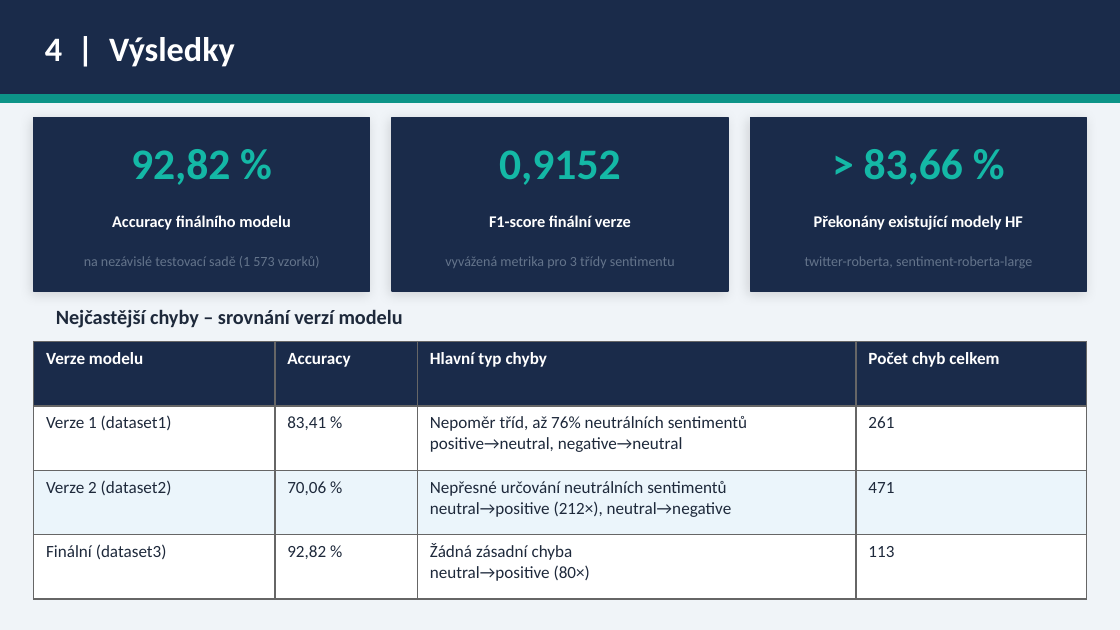
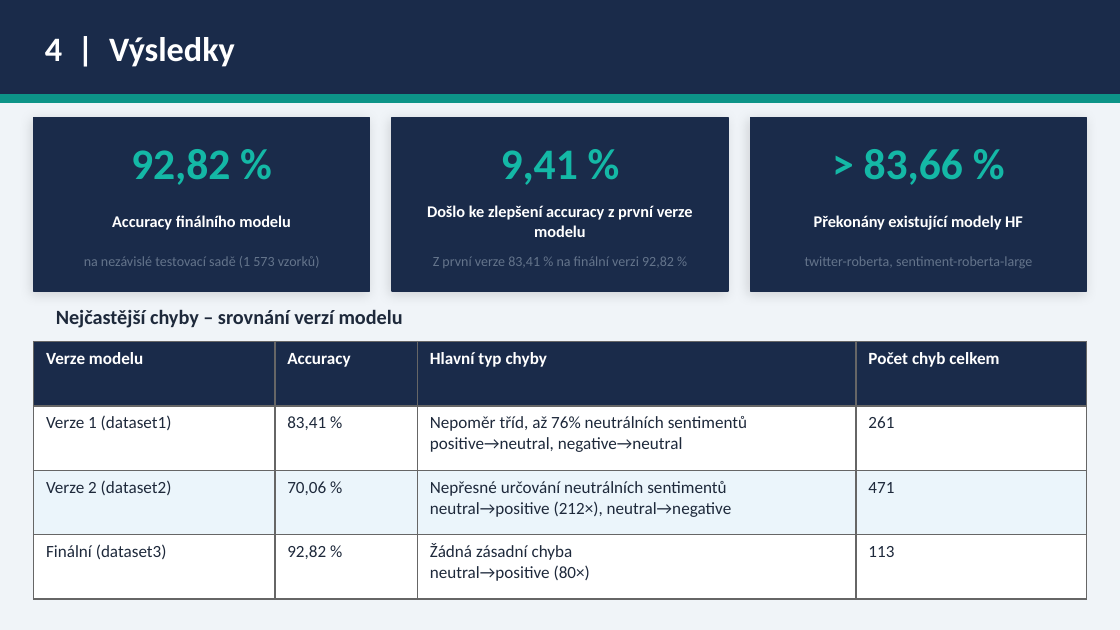
Before and after one commit to vojmahdal/exam, a slide deck: slide 5 of obhajoba_prezentace.pptx. Drawn at 1120x630 pixels with LibreOffice and Linux fonts; fonts in the diff are those of the drawing. Boxes give left, top, right and bottom in pixels: in the first picture for what was removed or moved away, otherwise in the second. Text is boxed around its words. In the diff, an @@ line names an element or a change of style, - is before the commit and + after.

```diff
--- a/obhajoba_prezentace.pptx
+++ b/obhajoba_prezentace.pptx
@@ text at (501, 150, 578, 185): text changed @@
-0,9152
+9,41 %
@@ text at (427, 205, 693, 237): text changed @@
-F1-score finální verze
+Došlo ke zlepšení accuracy z první verze modelu
@@ text at (433, 256, 674, 268): text changed @@
-vyvážená metrika pro 3 třídy sentimentu
+Z první verze 83,41 % na finální verzi 92,82 %
```
